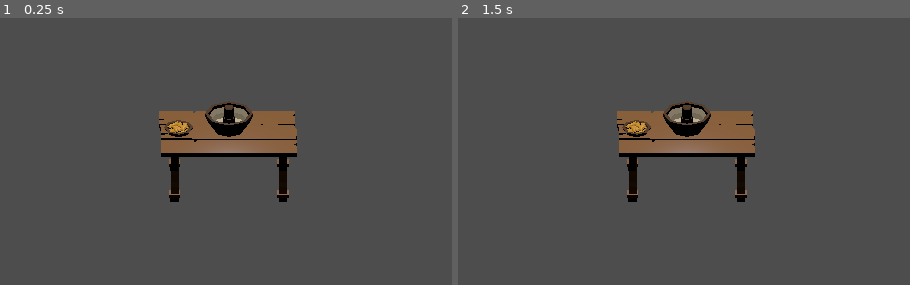
Above: before the commit, frames 1-2 (left to right).
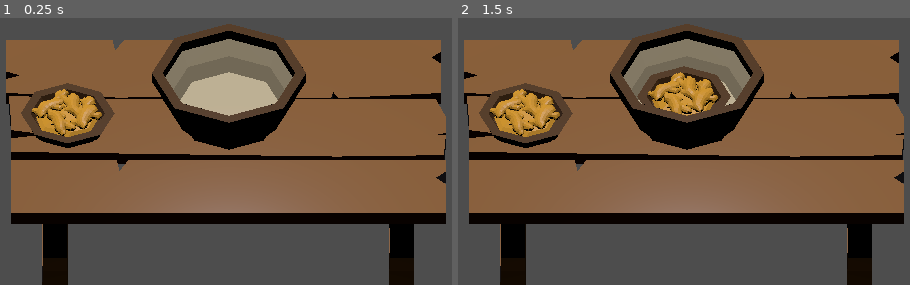
Above: after the commit, the same moments.

Repository: feeldacy/gameSeed-jamu
Game: Godot game, scene res://perspective cam.tscn
The game is run twice, just before and just after one commit, with the same random seed, the same clock (stepped at 60 frames per second) and the same inputs. The project has no main scene, so this scene is started directly.
Inputs (mouse positions are in pixels of both pictures, inside the frame that each line leads up to):
- Up to frame 1 (0.25 s): no input
- Up to frame 2 (1.5 s): tap Enter at 0.5 s; move the mouse to (828, 87) at 0.52 s; hold Right (ui_right) 0.53-1.28 s; hold Mouse wheel down (mouse_wheel_down) 0.53-1.28 s; click (828, 87) at 0.67 s; tap Space at 1.25 s; move the mouse to (557, 122) at 1.27 s; hold Down (ui_down) from 1.28 s (still down); tap Mouse wheel up (mouse_wheel_up) at 1.35 s; click (557, 122) at 1.42 s

The runs differ from the first frame. In frame 1, 67% of the frame differs, in the area x 1-99%, y 2-100%; in frame 2, 67%.

Commit message:
add: base crafting mechanic

Diff:
--- a/Assets/mangkok.gd
+++ b/Assets/mangkok.gd
@@ -1,12 +1,4 @@
 extends Node3D
 
-@export var ingredient_offset := Vector3.ZERO
-
-func add_ingredient(ingredient_scene):
-	var ingredient = ingredient_scene.instantiate()
-
-	add_child(ingredient)
-
-	ingredient.position = ingredient_offset
-
-	ingredient_offset.y += 0.05
+func add_ingredient():
+	print("Ingredient added to bowl")
--- a/area_3d.gd
+++ b/area_3d.gd
@@ -1,9 +1,10 @@
 extends Area3D
+
+@export var ingredient_in_bowl : Node3D
 
 func _input_event(camera, event, position, normal, shape_idx):
 	if event is InputEventMouseButton:
-		if event.button_index == MOUSE_BUTTON_LEFT and event.pressed:
-
-			var kitchen = get_tree().current_scene
-
-			kitchen.add_to_bowl(get_parent())
+		if event.button_index == MOUSE_BUTTON_LEFT:
+			if event.pressed:
+				ingredient_in_bowl.visible = true
+				print("YOU CLICKED THE GINGERRRRRR")
--- a/perspective cam.tscn
+++ b/perspective cam.tscn
@@ -7,7 +7,9 @@
 [ext_resource type="PackedScene" uid="uid://8kdso0xvk08l" path="res://Assets/meja.glb" id="5_ltlgn"]
 [ext_resource type="PackedScene" uid="uid://7ftaulxdgpw0" path="res://Assets/mangkok.glb" id="6_smiqk"]
 [ext_resource type="Script" uid="uid://cdqlmeyr66hma" path="res://Assets/mangkok.gd" id="7_l5r8j"]
-[ext_resource type="PackedScene" uid="uid://cx2vxjbblc6sx" path="res://Assets/tumbukan.glb" id="8_bgfej"]
+
+[sub_resource type="BoxShape3D" id="BoxShape3D_hc73f"]
+size = Vector3(1.2573242, 1, 1.0258789)
 
 [node name="Kitchen" type="Node3D" unique_id=1179933088]
 script = ExtResource("1_hc73f")
@@ -18,21 +20,26 @@
 script = null
 
 [node name="DirectionalLight3D" type="DirectionalLight3D" parent="." unique_id=804752254]
-transform = Transform3D(1, 0, 0, 0, 0.0019896773, 0.99999803, 0, -0.99999803, 0.0019896773, 0, 5.9594064, 0)
+transform = Transform3D(0.99999917, -0.00130965, 5.247894e-06, 3.8352327e-06, 0.0069354386, 0.999976, -0.0013096547, -0.9999751, 0.006935436, 0, 5.434588, 0)
 light_color = Color(0.8130887, 0.890542, 1, 1)
 
 [node name="Camera3D" type="Camera3D" parent="." unique_id=391208411]
-transform = Transform3D(1, 0, 0, 0, 0.9063078, 0.4226183, 0, -0.4226183, 0.9063078, 0, 6.6313653, 2.699695)
+transform = Transform3D(1, 0, 0, 0, 0.7660445, 0.64278764, 0, -0.64278764, 0.7660445, 0, 3.609714, 2.699695)
 projection = 1
+current = true
 size = 5.0
 
 [node name="jahe-try1" parent="." unique_id=319359901 instance=ExtResource("3_bgfej")]
 transform = Transform3D(1, 0, 0, 0, 1, 0, 0, 0, 1, -2.2321825, 1.2413073, 0)
 
-[node name="Area3D" type="Area3D" parent="jahe-try1" unique_id=1506102963]
+[node name="Area3D" type="Area3D" parent="jahe-try1" unique_id=1506102963 node_paths=PackedStringArray("ingredient_in_bowl")]
 script = ExtResource("4_jtgac")
+ingredient_in_bowl = NodePath("../../mangkok/jahe-mangkok")
 
 [node name="CollisionShape3D" type="CollisionShape3D" parent="jahe-try1/Area3D" unique_id=1654719052]
+transform = Transform3D(1, 0, 0, 0, 1, 0, 0, 0, 1.2203236, -0.020751953, 0, 0.012939453)
+shape = SubResource("BoxShape3D_hc73f")
+debug_color = Color(0.5686275, 0.49019608, 0.69803923, 0.90588236)
 
 [node name="meja" parent="." unique_id=1690367904 instance=ExtResource("5_ltlgn")]
 
@@ -40,5 +47,6 @@
 transform = Transform3D(1, 0, 0, 0, 1, 0, 0, 0, 1, 0, 1.5599058, 0)
 script = ExtResource("7_l5r8j")
 
-[node name="tumbukan" parent="mangkok" unique_id=1663667820 instance=ExtResource("8_bgfej")]
-transform = Transform3D(1, 0, 0, 0, 1, 0, 0, 0, 1, 0, 0.2810917, 0)
+[node name="jahe-mangkok" parent="mangkok" unique_id=122455303 instance=ExtResource("3_bgfej")]
+transform = Transform3D(1, 0, 0, 0, 1, 0, 0, 0, 1, -0.03340721, -0.012214899, 0)
+visible = false
